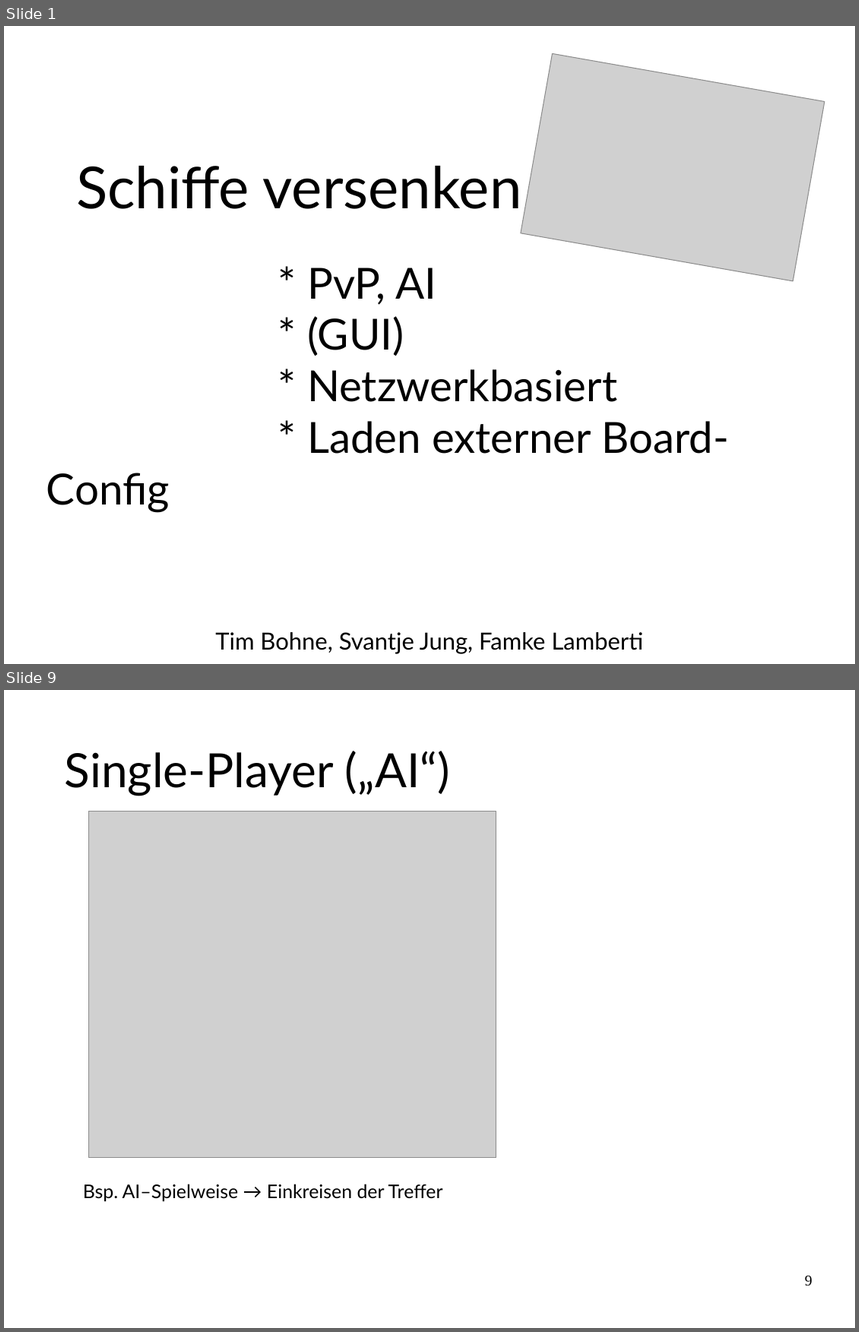
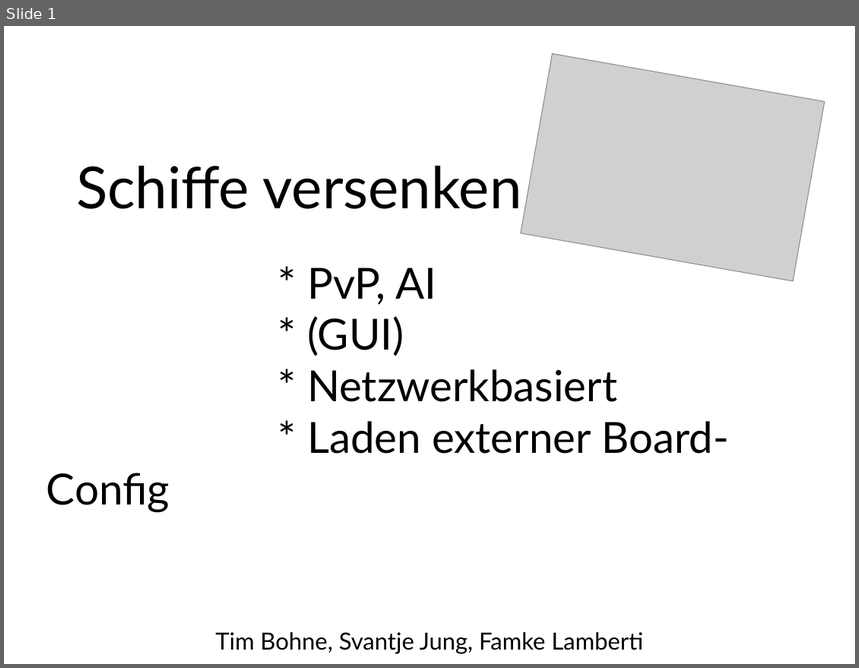
Before and after one commit to FamkeLamberti/battleship-presentation, a slide deck: Abschlusspraesentation_SchiffeVersenken.odp. Shown one above the other, each under a label of ours: slides 1 and 9 before the commit, slide 1 after it; the slides between them are not shown. The pictures are 859x1332 and 859x668 pixels, drawn with LibreOffice and Linux fonts; fonts in the diff are those of the drawing; grey boxes stand for pictures. Boxes give left, top, right and bottom in pixels: in the first picture for what was removed or moved away, otherwise in the second. Text is boxed around its words. In the diff, an @@ line names an element or a change of style, - is before the commit and + after.

```diff
--- a/Abschlusspraesentation_SchiffeVersenken.odp
+++ b/Abschlusspraesentation_SchiffeVersenken.odp
@@ slide 9 removed at (4,690,855,1328), background #FFFFFF @@
@@ title removed at (65,751,450,796) @@
-Single-Player („AI“)
@@ picture removed at (89,812,496,1158) @@
@@ text removed at (83,1184,443,1202) @@
-Bsp. AI–Spielweise → Einkreisen der Treffer
@@ page number removed at (805,1276,813,1287) @@
-9
```
Also in this commit, not shown: 6 slides changed, 1 slide added, 4 other slides removed.
